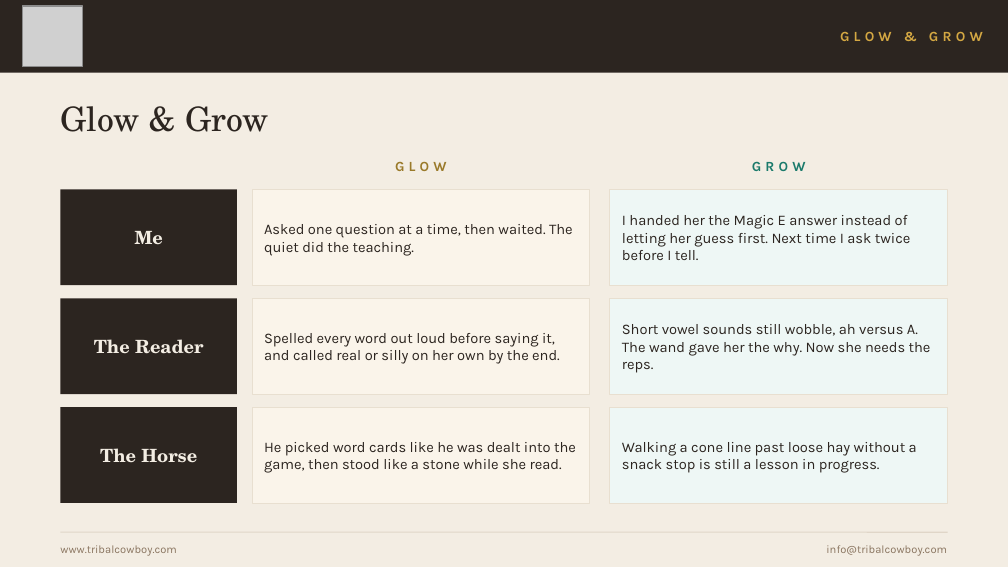
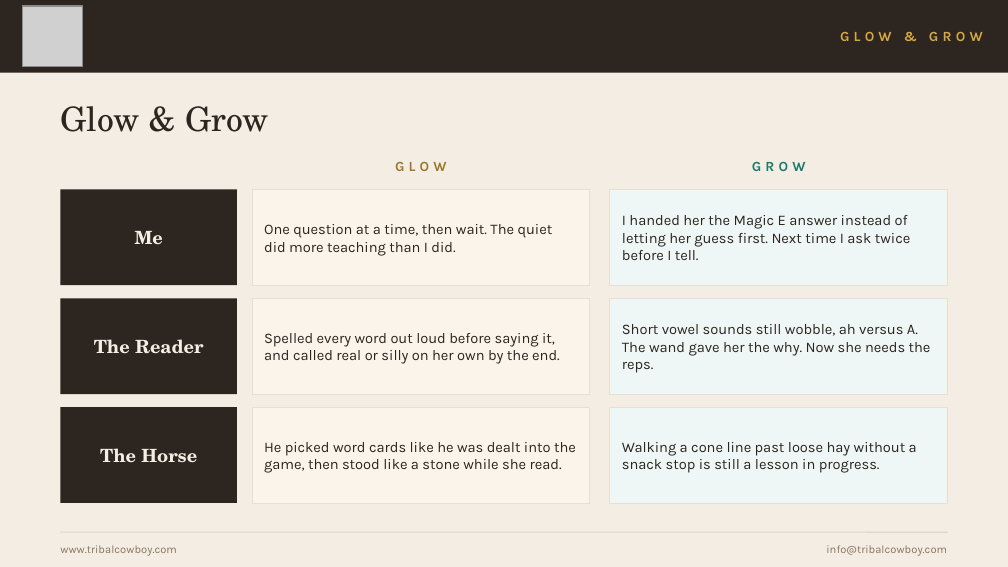
Before and after one commit to mrshuffhines-byte/tribal-cowboy-webhook, a slide deck: slide 8 of content/presentations/HPR-Class4-Practice-Sessions.pptx. Drawn at 1008x567 pixels with LibreOffice and Linux fonts; fonts in the diff are those of the drawing; grey boxes stand for pictures. Boxes give left, top, right and bottom in pixels: in the first picture for what was removed or moved away, otherwise in the second. Text is boxed around its words. In the diff, an @@ line names an element or a change of style, - is before the commit and + after.

```diff
--- a/content/presentations/HPR-Class4-Practice-Sessions.pptx
+++ b/content/presentations/HPR-Class4-Practice-Sessions.pptx
@@ text at [264,224,553,256]: text changed @@
-Asked one question at a time, then waited. The quiet did the teaching.
+One question at a time, then wait. The quiet did more teaching than I did.
```
Also in this commit, not shown: 5 other slides changed, 2 other files.
